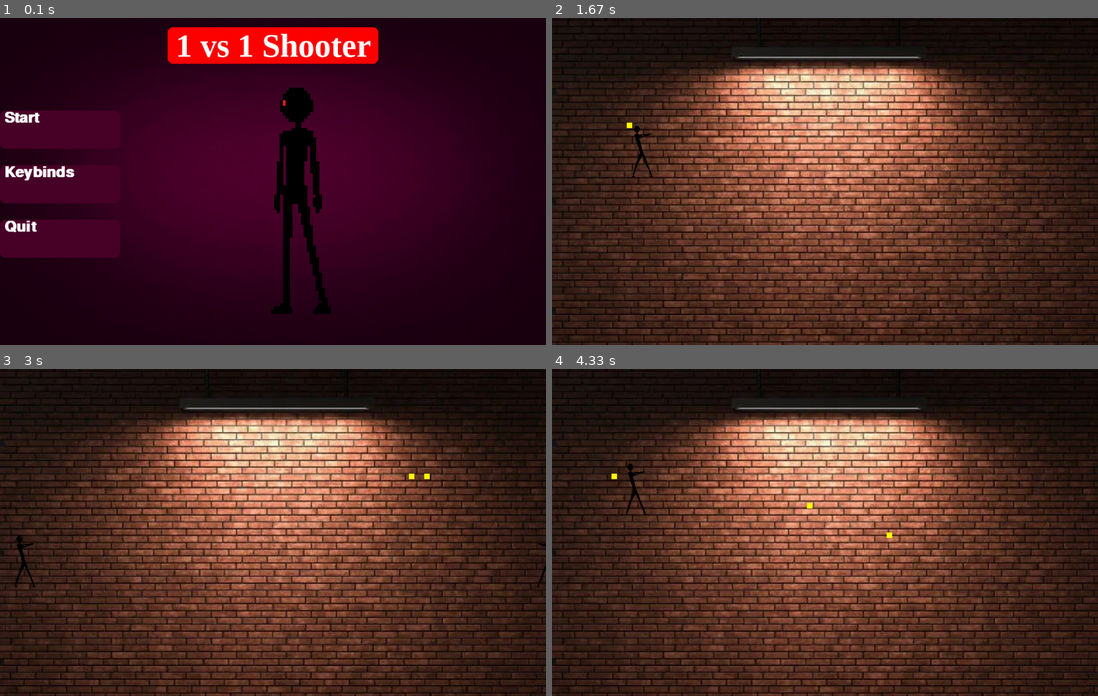
Above: before the commit, frames 1-4 (two rows, left to right).
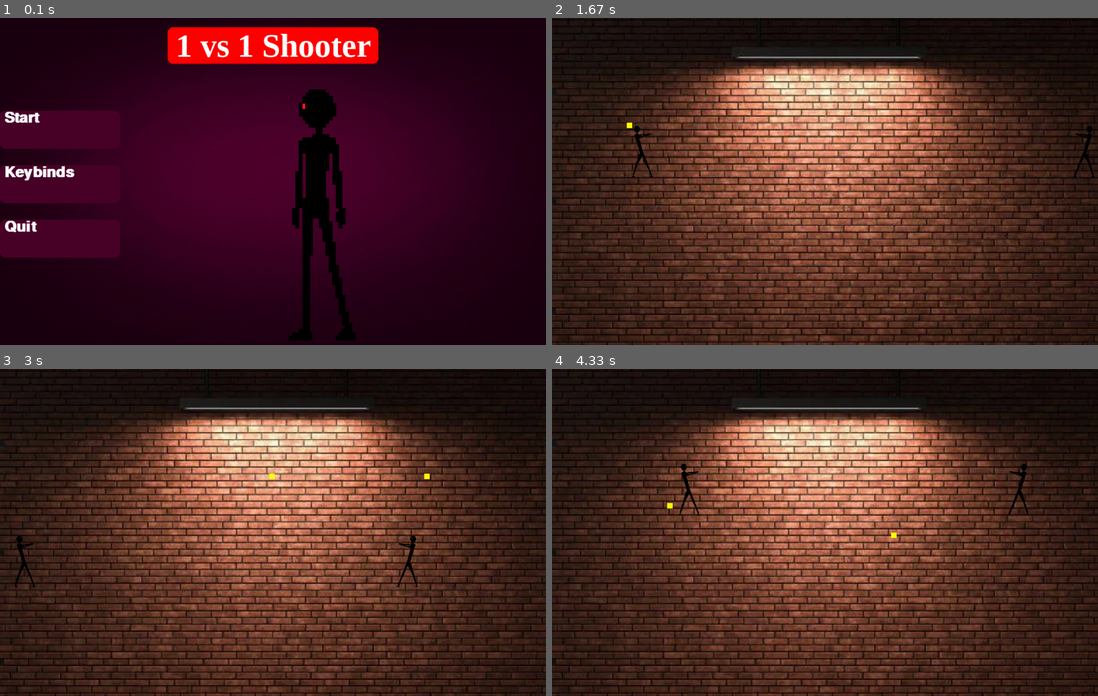
Above: after the commit, the same moments.

Repository: 25-26-1AHIF/pygameproject-1v1_shooter
Game: pygame game, started from main.py
The game is run twice, just before and just after one commit, with the same random seed, the same clock (stepped at 60 frames per second) and the same inputs.
Inputs (mouse positions are in pixels of both pictures, inside the frame that each line leads up to):
- Up to frame 1 (0.1 s): no input
- Up to frame 2 (1.67 s): click "Start" at 0.38 s; hold Right 0.67-1.13 s; move the mouse to (825, 201) at 0.7 s; hold Up 1.17-1.47 s; hold W 1.17-1.47 s; hold Right from 1.5 s (still down); hold D from 1.5 s (still down); tap E at 1.65 s
- Up to frame 3 (3 s): release Right at 1.97 s; release D at 1.97 s; hold Left 2-2.53 s; hold A 2-2.53 s; tap Right Shift at 2.15 s; hold Down 2.57-2.87 s; hold S 2.57-2.87 s; hold Left from 2.9 s (still down); hold A from 2.9 s (still down)
- Up to frame 4 (4.33 s): tap E at 3.05 s; release Left at 3.3 s; release A at 3.3 s; hold Up 3.33-3.7 s; hold W 3.33-3.7 s; tap Right Shift at 3.48 s; hold Right from 3.73 s (still down); hold D from 3.73 s (still down)

The runs differ from the first frame. In frame 1, 4.9% of the frame differs, in the area x 49-66%, y 21-99%; in frame 2, 0.1%; in frame 3, 0.2%; in frame 4, 0.5%.

Commit message:
personen können nicht aus dem Bild laufen

Diff:
--- a/GameVariables/Player.py
+++ b/GameVariables/Player.py
@@ -30,6 +30,15 @@
             self.y -= self.dx
         if keys[pygame.K_s]:
             self.y += self.dx
+
+        if self.x < -20:
+            self.x = -20
+        if self.x > 915:
+            self.x = 915
+        if self.y < 10:
+            self.y = 10
+        if self.y > 500:
+            self.y = 500
 
     def update_and_draw(self):
         self.move()
@@ -64,6 +73,15 @@
         if keys[pygame.K_DOWN]:
             self.y += self.dx
 
+        if self.x < 0:
+            self.x = 0
+        if self.x > 930:
+            self.x = 930
+        if self.y < 10:
+            self.y = 10
+        if self.y > 500:
+            self.y = 500
+
 
     def update_and_draw(self):
         self.move()
--- a/main.py
+++ b/main.py
@@ -50,7 +50,6 @@
                         return gs.SETTINGS
 
         screen.blit(mainscreen_bild, (0, 0))
-
         start_figur = pygame.image.load("bilder/personfürstartscreen.png")
         start_figur = pygame.transform.scale(
             start_figur,
@@ -59,7 +58,7 @@
         start_figur1 = pygame.image.load("bilder/personfürstartscreen1.png")
         start_figur1 = pygame.transform.scale(
             start_figur1,
-            (450, 450)
+            (500, 500)
         )
 
         start_figur2 = pygame.image.load("bilder/personfürstartscreen2-.png")
@@ -67,6 +66,8 @@
             start_figur2,
             (500, 500)
         )
+
+
 
 
         # HOVER Farben
@@ -88,7 +89,6 @@
 
         else:
             screen.blit(start_figur1, (200, 100))
-
 
         pygame.draw.rect(screen, starten_farbe, starten_button, border_radius=10)
         pygame.draw.rect(screen, schließen_farbe, schließen_button, border_radius=10)
